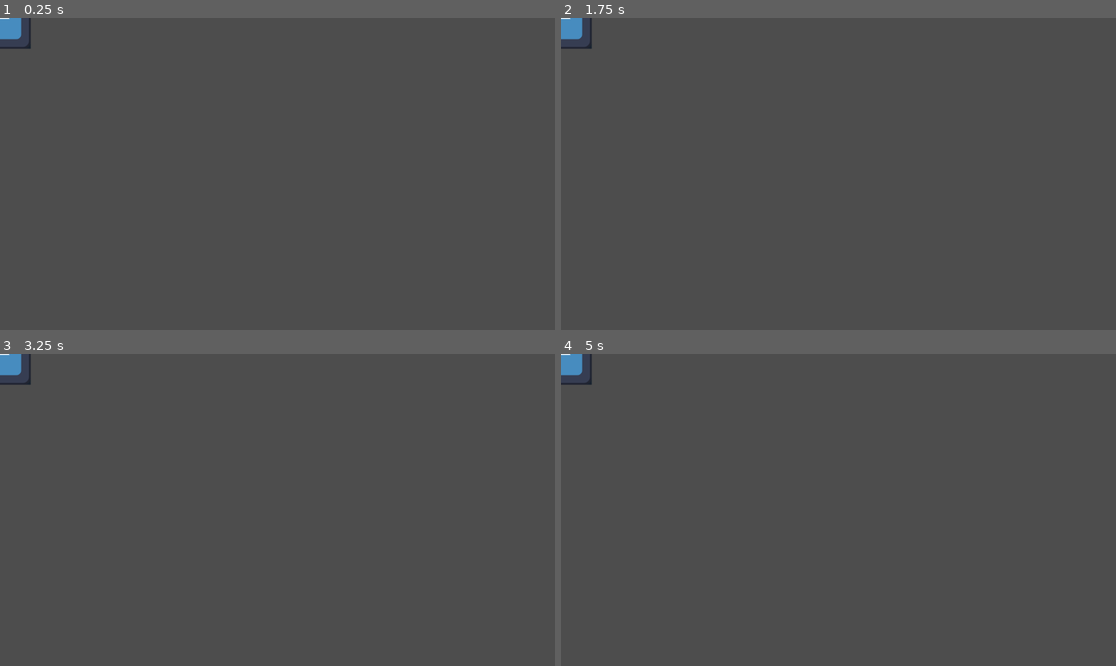
Above: before the commit, frames 1-4 (two rows, left to right).
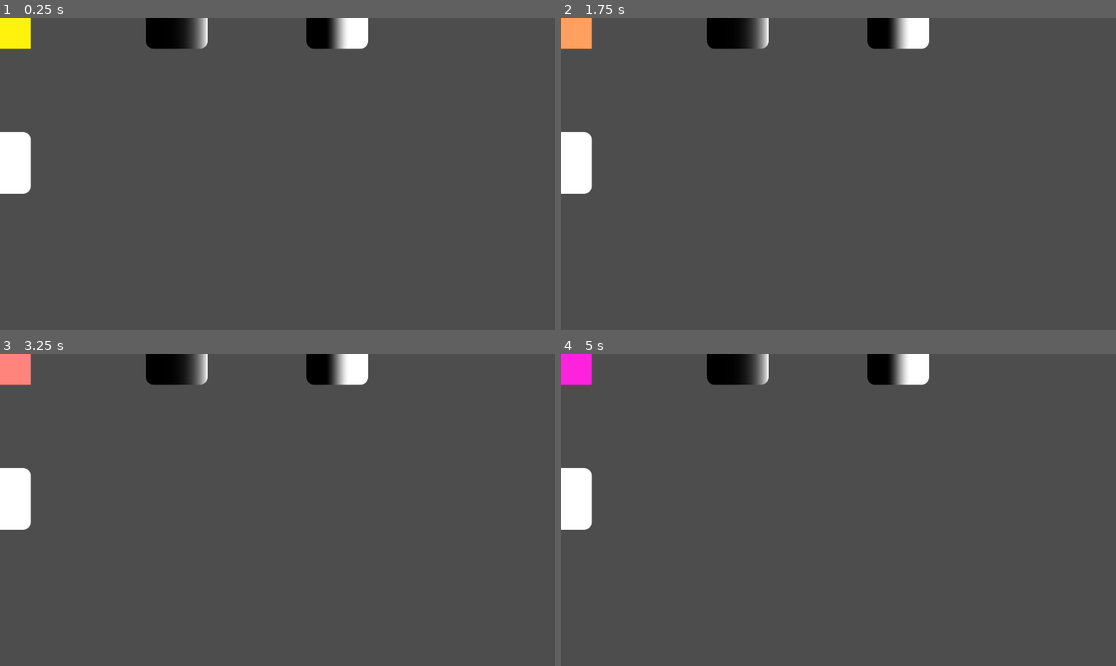
Above: after the commit, the same moments.

Repository: AtomicAntt/DemosVFX
Game: Godot game, scene res://main_2d.tscn
Two runs of this game, one before a commit and one after it. Both use one fixed random seed, a clock stepped at 60 frames per second and the inputs below. This scene is started directly instead of the project's main scene. The engine's default icon, where the game draws it, is replaced by a stand-in: a white triangle on a blue panel in a dark square.
Inputs:
- Up to frame 1 (0.25 s): no input
- Up to frame 2 (1.75 s): no input
- Up to frame 3 (3.25 s): no input
- Up to frame 4 (5 s): no input

The runs differ from the first frame. In frame 1, 3.7% of the frame differs, in the area x 0-67%, y 0-57%; in frame 2, 3.7%; in frame 3, 3.7%; in frame 4, 3.7%.

Commit message:
More shaders added.

Diff:
--- /dev/null
+++ b/Shaders/2D/exponential_gradient.gdshader
@@ -0,0 +1,6 @@
+shader_type canvas_item;
+
+void fragment() {
+	float value = pow(UV.x, 5);
+	COLOR.rgb = vec3(value);
+}
--- /dev/null
+++ b/Shaders/2D/half_smoothstep.gdshader
@@ -0,0 +1,8 @@
+shader_type canvas_item;
+
+uniform float blur : hint_range(0.0, 0.2, 0.01) = 0.1;
+
+void fragment() {
+	float value = smoothstep(0.5-blur, 0.5+blur, UV.x);
+	COLOR.rgb = vec3(value);
+}
--- /dev/null
+++ b/Shaders/2D/half_step.gdshader
@@ -0,0 +1,6 @@
+shader_type canvas_item;
+
+void fragment() {
+	float value = step(0.5, UV.x);
+	COLOR.rgb = vec3(value);
+}
--- /dev/null
+++ b/Shaders/2D/simple_gradient.gdshader
@@ -0,0 +1,15 @@
+shader_type canvas_item;
+
+void vertex() {
+	// Called for every vertex the material is visible on.
+}
+
+void fragment() {
+	float value = UV.x;
+	COLOR.rgb = vec3(value);
+}
+
+//void light() {
+//	// Called for every pixel for every light affecting the CanvasItem.
+//	// Uncomment to replace the default light processing function with this one.
+//}
--- /dev/null
+++ b/Shaders/2D/two_color_mix.gdshader
@@ -0,0 +1,13 @@
+shader_type canvas_item;
+
+// This is some shader that interpolates between two albedo values.
+
+uniform vec4 albedo1 : source_color = vec4(1.0, 0.0, 1.0, 1.0); // Default color is purple
+uniform vec4 albedo2 : source_color = vec4(1.0, 1.0, 0.0, 1.0); // Default color is yellow
+
+uniform float speed : hint_range(0.1, 10.0, 0.1) = 1.0;
+
+void fragment() {
+	float value = abs(sin(TIME * speed));
+	COLOR = mix(albedo1, albedo2, value);
+}
--- /dev/null
+++ b/Shaders/3D/circularfade.gdshader
@@ -0,0 +1,30 @@
+shader_type spatial;
+render_mode cull_disabled;
+
+uniform float fade : hint_range(0.0, 1.0, 0.01) = 0.0;
+uniform float blur : hint_range(0.0, 0.2, 0.01) = 0.1;
+
+uniform sampler2D texture_albedo;
+
+void vertex() {
+	// Called for every vertex the material is visible on.
+}
+
+void fragment() {
+	vec3 texture_rgb = texture(texture_albedo, UV).rgb;
+
+	vec2 center = vec2(0.5, 0.5);
+	float radius = length(UV - center);
+
+	float progress = step(radius, fade);
+
+	ALPHA = progress;
+	ALBEDO *= texture_rgb;
+
+}
+
+
+//void light() {
+//	// Called for every pixel for every light affecting the material.
+//	// Uncomment to replace the default light processing function with this one.
+//}
--- /dev/null
+++ b/Shaders/3D/fresnel.gdshader
@@ -0,0 +1,20 @@
+shader_type spatial;
+
+uniform sampler2D texture_albedo;
+
+float fresnel(float amount, vec3 normal, vec3 view){
+	return pow((1.0 - clamp(dot(normalize(normal), normalize(view)), 0.0, 1.0)), amount);
+}
+
+void fragment() {
+	vec3 texture_rgb = texture(texture_albedo, UV).rgb;
+
+	//vec3 base_color = vec3(1.0);
+	float basic_fresnel = fresnel(3.0, NORMAL, VIEW);
+	ALBEDO = texture_rgb + basic_fresnel;
+}
+
+//void light() {
+//	// Called for every pixel for every light affecting the material.
+//	// Uncomment to replace the default light processing function with this one.
+//}
--- a/Shaders/3D/tiling.gdshader
+++ b/Shaders/3D/tiling.gdshader
@@ -1,8 +1,8 @@
 shader_type spatial;
-render_mode blend_mix, depth_draw_opaque;
+render_mode blend_mix, depth_draw_opaque, cull_disabled;
 
 uniform vec4 albedo : source_color;
-uniform sampler2D texture_albedo : source_color, filter_linear_mipmap, repeat_enable;
+uniform sampler2D texture_albedo;
 uniform vec2 tiling = vec2(2.0, 2.0);
 uniform vec2 offset = vec2(1.0, 0.0);
 
--- a/VFX/tornado_vfx.tscn
+++ b/VFX/tornado_vfx.tscn
@@ -86,7 +86,7 @@
 color_ramp = SubResource("GradientTexture1D_7mycd")
 alpha_curve = SubResource("CurveTexture_7mycd")
 
-[node name="TornadoVFX" type="Node3D" unique_id=1748017654]
+[node name="Tornado" type="Node3D" unique_id=1748017654]
 
 [node name="TornadoMesh" type="MeshInstance3D" parent="." unique_id=251603304]
 material_override = ExtResource("1_my2rs")
--- /dev/null
+++ b/circular_fade_2d.gd
@@ -0,0 +1 @@
+extends MeshInstance3D
--- a/main.tscn
+++ b/main.tscn
@@ -4,12 +4,21 @@
 [ext_resource type="Shader" uid="uid://bdiet6lhkr2qw" path="res://Shaders/3D/tiling.gdshader" id="2_0xm2m"]
 [ext_resource type="Texture2D" uid="uid://c23npfxwx3mbo" path="res://icon.svg" id="3_h2yge"]
 [ext_resource type="Shader" uid="uid://0ffq8dmj3gv" path="res://Shaders/3D/wavy.gdshader" id="4_1bvp3"]
+[ext_resource type="Shader" uid="uid://m8jw0kqe6s31" path="res://Shaders/3D/circularfade.gdshader" id="5_lquwl"]
+[ext_resource type="Script" uid="uid://bilwml44ko6sk" path="res://circular_fade_2d.gd" id="6_7mycd"]
+[ext_resource type="Shader" uid="uid://dbgw8t2d4kyvi" path="res://Shaders/3D/fresnel.gdshader" id="7_272bh"]
 
 [sub_resource type="PlaneMesh" id="PlaneMesh_7dm0k"]
 size = Vector2(100, 100)
 
 [sub_resource type="StandardMaterial3D" id="StandardMaterial3D_ig7tw"]
 albedo_color = Color(0.4166775, 0.4210115, 0.41994205, 1)
+
+[sub_resource type="SphereMesh" id="SphereMesh_lquwl"]
+
+[sub_resource type="ShaderMaterial" id="ShaderMaterial_7mycd"]
+render_priority = 0
+shader = ExtResource("4_1bvp3")
 
 [sub_resource type="PlaneMesh" id="PlaneMesh_h2yge"]
 
@@ -21,11 +30,22 @@
 shader_parameter/tiling = Vector2(2, 2)
 shader_parameter/offset = Vector2(1, 0)
 
-[sub_resource type="SphereMesh" id="SphereMesh_lquwl"]
+[sub_resource type="QuadMesh" id="QuadMesh_7mycd"]
+size = Vector2(2, 2)
 
-[sub_resource type="ShaderMaterial" id="ShaderMaterial_7mycd"]
+[sub_resource type="ShaderMaterial" id="ShaderMaterial_272bh"]
 render_priority = 0
-shader = ExtResource("4_1bvp3")
+shader = ExtResource("5_lquwl")
+shader_parameter/fade = 0.999999977648
+shader_parameter/blur = 0.1
+shader_parameter/texture_albedo = ExtResource("3_h2yge")
+
+[sub_resource type="TorusMesh" id="TorusMesh_5vw27"]
+
+[sub_resource type="ShaderMaterial" id="ShaderMaterial_kek77"]
+render_priority = 0
+shader = ExtResource("7_272bh")
+shader_parameter/texture_albedo = ExtResource("3_h2yge")
 
 [node name="Main" type="Node3D" unique_id=1517051098]
 
@@ -34,15 +54,26 @@
 mesh = SubResource("PlaneMesh_7dm0k")
 surface_material_override/0 = SubResource("StandardMaterial3D_ig7tw")
 
-[node name="TornadoVFX" parent="." unique_id=1748017654 instance=ExtResource("1_ig7tw")]
+[node name="Tornado" parent="." unique_id=1748017654 instance=ExtResource("1_ig7tw")]
 transform = Transform3D(1, 0, 0, 0, 1, 0, 0, 0, 1, 22.082989, 1.4111466, 0)
 
-[node name="PanningVFX" type="MeshInstance3D" parent="." unique_id=1891988193]
+[node name="Wavy" type="MeshInstance3D" parent="." unique_id=13710903]
+transform = Transform3D(1, 0, 0, 0, 1, 0, 0, 0, 1, 0, 5.8136888, 0)
+mesh = SubResource("SphereMesh_lquwl")
+surface_material_override/0 = SubResource("ShaderMaterial_7mycd")
+
+[node name="Panning2D" type="MeshInstance3D" parent="." unique_id=1891988193]
 transform = Transform3D(1, 0, 0, 0, -4.371139e-08, -1, 0, 1, -4.371139e-08, -7.661277, 5.8160086, 0)
 mesh = SubResource("PlaneMesh_h2yge")
 surface_material_override/0 = SubResource("ShaderMaterial_0xm2m")
 
-[node name="WavyVFX" type="MeshInstance3D" parent="." unique_id=13710903]
-transform = Transform3D(1, 0, 0, 0, 1, 0, 0, 0, 1, 0, 5.8136888, 0)
-mesh = SubResource("SphereMesh_lquwl")
-surface_material_override/0 = SubResource("ShaderMaterial_7mycd")
+[node name="CircularFade2D" type="MeshInstance3D" parent="." unique_id=1841276959]
+transform = Transform3D(1, 0, 0, 0, 1, 0, 0, 0, 1, -7.727763, 9.211744, 0)
+mesh = SubResource("QuadMesh_7mycd")
+surface_material_override/0 = SubResource("ShaderMaterial_272bh")
+script = ExtResource("6_7mycd")
+
+[node name="Fresnel" type="MeshInstance3D" parent="." unique_id=1290838822]
+transform = Transform3D(1, 0, 0, 0, -4.371139e-08, -1, 0, 1, -4.371139e-08, 0, 8.919197, 0)
+mesh = SubResource("TorusMesh_5vw27")
+surface_material_override/0 = SubResource("ShaderMaterial_kek77")
--- a/main_2d.tscn
+++ b/main_2d.tscn
@@ -1,16 +1,70 @@
 [gd_scene format=3 uid="uid://dw4u36wrxcpux"]
 
-[ext_resource type="Shader" uid="uid://dafmwru6vg8pi" path="res://Shaders/2D/CircularFade.gdshader" id="1_4l5f2"]
+[ext_resource type="Shader" uid="uid://dafmwru6vg8pi" path="res://Shaders/2D/circular_fade.gdshader" id="1_4l5f2"]
 [ext_resource type="Texture2D" uid="uid://c23npfxwx3mbo" path="res://icon.svg" id="2_8hhxv"]
+[ext_resource type="Shader" uid="uid://cfgrse3kqh4e" path="res://Shaders/2D/half_step.gdshader" id="3_1hbw6"]
+[ext_resource type="Shader" uid="uid://c66e6yeutqu4x" path="res://Shaders/2D/simple_gradient.gdshader" id="3_8hhxv"]
+[ext_resource type="Shader" uid="uid://2tqeagearly3" path="res://Shaders/2D/exponential_gradient.gdshader" id="3_jmyjl"]
+[ext_resource type="Shader" uid="uid://dgr4felivwqmd" path="res://Shaders/2D/two_color_mix.gdshader" id="3_ofc6w"]
+[ext_resource type="Shader" uid="uid://bir48uoim7j4o" path="res://Shaders/2D/half_smoothstep.gdshader" id="3_t7h21"]
 
 [sub_resource type="ShaderMaterial" id="ShaderMaterial_jmyjl"]
 shader = ExtResource("1_4l5f2")
-shader_parameter/fade = 1.0
+shader_parameter/fade = 0.40000000596048
 shader_parameter/blur = 0.01999999955296
+
+[sub_resource type="ShaderMaterial" id="ShaderMaterial_yhyqj"]
+shader = ExtResource("3_ofc6w")
+shader_parameter/albedo1 = Color(1, 0, 1, 1)
+shader_parameter/albedo2 = Color(1, 1, 0, 1)
+shader_parameter/speed = 5.0
+
+[sub_resource type="ShaderMaterial" id="ShaderMaterial_13uql"]
+shader = ExtResource("3_t7h21")
+shader_parameter/blur = 0.20000000298023
+
+[sub_resource type="ShaderMaterial" id="ShaderMaterial_ofc6w"]
+shader = ExtResource("3_1hbw6")
+
+[sub_resource type="ShaderMaterial" id="ShaderMaterial_t7h21"]
+shader = ExtResource("3_jmyjl")
+
+[sub_resource type="ShaderMaterial" id="ShaderMaterial_1hbw6"]
+shader = ExtResource("3_8hhxv")
 
 [node name="Main2D" type="Node2D" unique_id=1577266972]
 metadata/Interesting = false
 
-[node name="Sprite2D" type="Sprite2D" parent="." unique_id=1110593825]
+[node name="CircularFade" type="Sprite2D" parent="." unique_id=1110593825]
 material = SubResource("ShaderMaterial_jmyjl")
+position = Vector2(-412, 0)
 texture = ExtResource("2_8hhxv")
+
+[node name="TwoColorMix" type="Sprite2D" parent="." unique_id=1040170356]
+material = SubResource("ShaderMaterial_yhyqj")
+rotation = 0.00017340037
+texture = ExtResource("2_8hhxv")
+
+[node name="HalfSmoothStep2" type="Sprite2D" parent="." unique_id=1386532030]
+material = SubResource("ShaderMaterial_13uql")
+position = Vector2(700, 0)
+rotation = 0.00017340037
+texture = ExtResource("2_8hhxv")
+
+[node name="HalfStep" type="Sprite2D" parent="." unique_id=142132202]
+material = SubResource("ShaderMaterial_ofc6w")
+position = Vector2(0, 301.00003)
+rotation = 0.00017340037
+texture = ExtResource("2_8hhxv")
+
+[node name="ExponentialGradient" type="Sprite2D" parent="." unique_id=207243813]
+material = SubResource("ShaderMaterial_t7h21")
+position = Vector2(367, 0)
+rotation = 0.00017340037
+texture = ExtResource("2_8hhxv")
+
+[node name="SimpleGradient" type="Sprite2D" parent="." unique_id=1789122644]
+material = SubResource("ShaderMaterial_1hbw6")
+position = Vector2(0, -300)
+rotation = 0.00017340037
+texture = ExtResource("2_8hhxv")
Renamed: Shaders/2D/CircularFade.gdshader -> Shaders/2D/circular_fade.gdshader
Renamed: Shaders/2D/CircularFade.gdshader.uid -> Shaders/2D/circular_fade.gdshader.uid
Not shown, added: Shaders/2D/exponential_gradient.gdshader.uid
Not shown, added: Shaders/2D/half_smoothstep.gdshader.uid
Not shown, added: Shaders/2D/half_step.gdshader.uid
Not shown, added: Shaders/2D/simple_gradient.gdshader.uid
Not shown, added: Shaders/2D/two_color_mix.gdshader.uid
Not shown, added: Shaders/3D/circularfade.gdshader.uid
Not shown, added: Shaders/3D/fresnel.gdshader.uid
Not shown, added: circular_fade_2d.gd.uid
